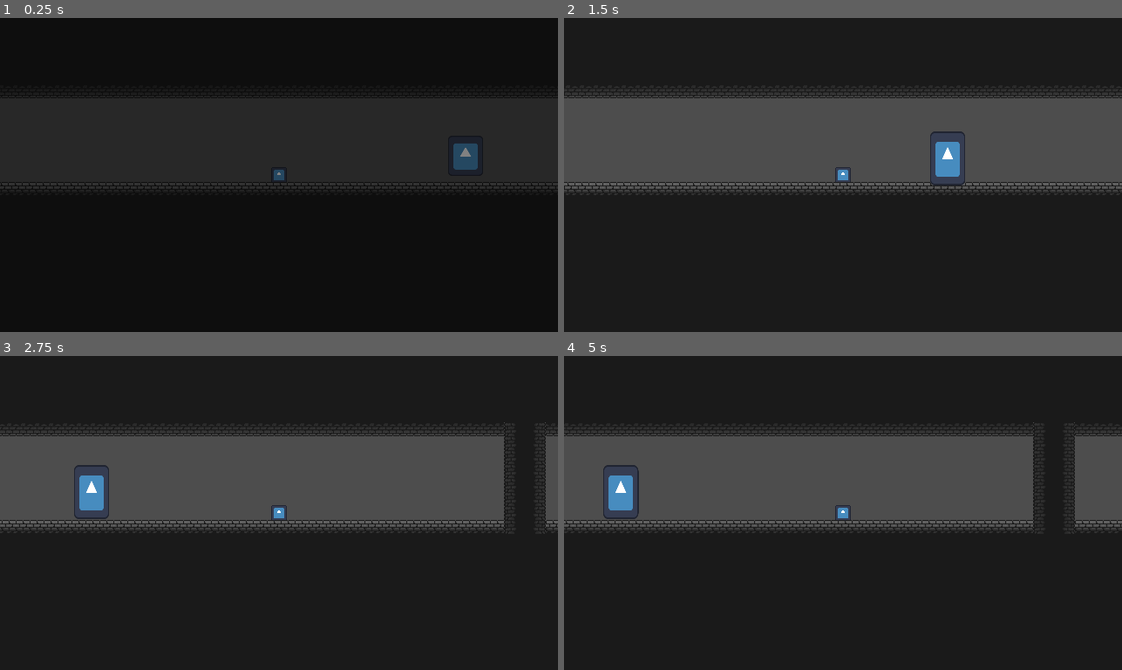
Above: before the commit, frames 1-4 (two rows, left to right).
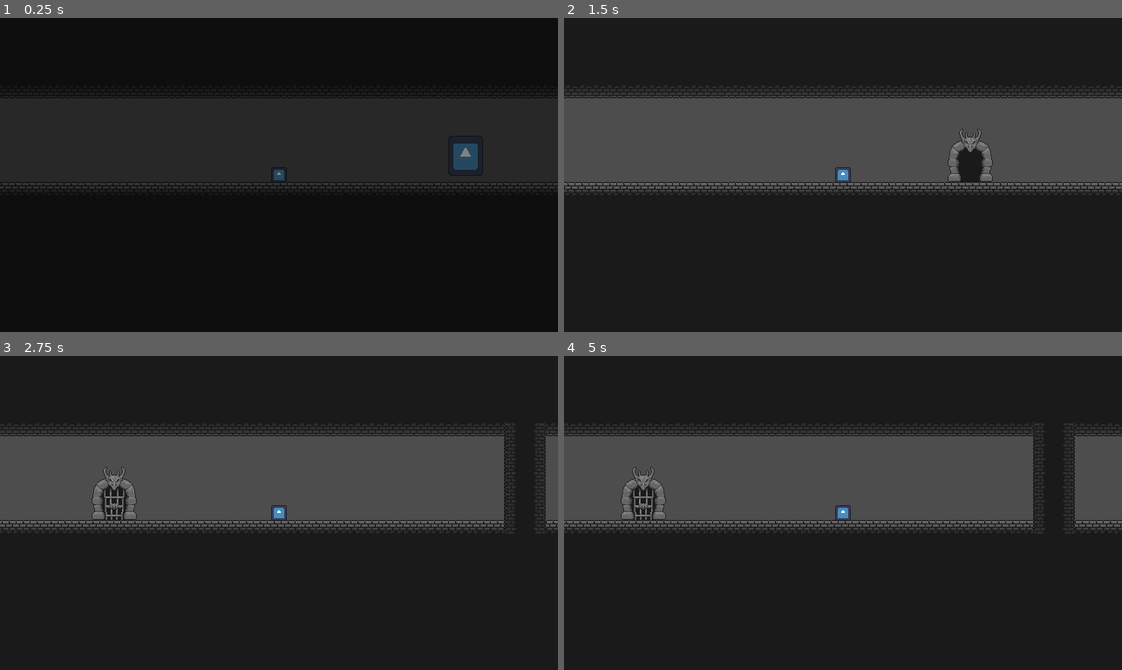
Above: after the commit, the same moments.

Repository: MatthewBL/Gates-and-Gems
Game: Godot game, scene res://scenes/level_manager/level_manager.tscn
The game is run twice, just before and just after one commit, with the same random seed, the same clock (stepped at 60 frames per second) and the same inputs. The engine's default icon, where the game draws it, is replaced by a stand-in: a white triangle on a blue panel in a dark square.
Inputs:
- Up to frame 1 (0.25 s): no input
- Up to frame 2 (1.5 s): tap Enter (ui_accept) at 0.5, 0.77 s; hold Right (ui_right) from 0.53 s (still down); tap E (interact) at 0.6, 1.35 s
- Up to frame 3 (2.75 s): tap Enter (ui_accept) at 1.52 s; release Right (ui_right) at 2.03 s; hold Left (ui_left) from 2.03 s (still down); tap E (interact) at 2.1 s
- Up to frame 4 (5 s): release Left (ui_left) at 2.78 s; hold Right (ui_right) 2.78-4.28 s; tap E (interact) at 2.85, 3.6, 4.35 s; tap Enter (ui_accept) at 3.02, 3.77, 4.52 s; hold Left (ui_left) from 4.28 s (still down)

The runs differ from the first frame. In frame 1, less than 0.1% of the frame differs, in the area x 82-85%, y 41-44%; in frame 2, 1.4%, in the area x 65-77%, y 35-54%; in frame 3, 1.3%; in frame 4, 1.3%.

Commit message:
Add door sprite

Diff:
--- a/project.godot
+++ b/project.godot
@@ -44,6 +44,7 @@
 
 [rendering]
 
+textures/canvas_textures/default_texture_filter=0
 rendering_device/driver.windows="d3d12"
 renderer/rendering_method="gl_compatibility"
 renderer/rendering_method.mobile="gl_compatibility"
--- a/scenes/door.gd
+++ b/scenes/door.gd
@@ -8,8 +8,12 @@
 var is_opened: bool = false
 
 
+@onready var sprite_2d: Sprite2D = %Sprite2D
+
+
 func open_door() -> void:
 	is_opened = true
+	sprite_2d.region_rect.position.x += 55
 
 
 func interact() -> void:
--- a/scenes/door.tscn
+++ b/scenes/door.tscn
@@ -1,19 +1,24 @@
 [gd_scene format=3 uid="uid://n6hawyn447py"]
 
 [ext_resource type="Script" uid="uid://d3f8h1qb6s1u3" path="res://scenes/door.gd" id="1_uvdjg"]
-[ext_resource type="Texture2D" uid="uid://bbc2ec3j6wxfx" path="res://icon.svg" id="2_83dcw"]
+[ext_resource type="Texture2D" uid="uid://fbmfr6jlw4nl" path="res://Assets/Escenario/Elementos/puertas.png" id="2_uvdjg"]
 
 [sub_resource type="RectangleShape2D" id="RectangleShape2D_s6nli"]
-size = Vector2(125.00391, 125.001465)
+size = Vector2(52, 61)
 
 [node name="Door" type="Area2D" unique_id=1757254397]
-scale = Vector2(0.31999025, 0.47999513)
 collision_layer = 4
 collision_mask = 0
 script = ExtResource("1_uvdjg")
 
 [node name="Sprite2D" type="Sprite2D" parent="." unique_id=887197391]
-texture = ExtResource("2_83dcw")
+unique_name_in_owner = true
+z_index = -5
+position = Vector2(26, -30.5)
+texture = ExtResource("2_uvdjg")
+region_enabled = true
+region_rect = Rect2(1, 1, 52, 61)
 
 [node name="CollisionShape2D" type="CollisionShape2D" parent="." unique_id=259710735]
+position = Vector2(26, -30.5)
 shape = SubResource("RectangleShape2D_s6nli")
--- a/scenes/levels/basic_level.tscn
+++ b/scenes/levels/basic_level.tscn
@@ -43,7 +43,7 @@
 
 [node name="Door" parent="." unique_id=1757254397 instance=ExtResource("3_r68ba")]
 unique_name_in_owner = true
-position = Vector2(660.00006, 257)
+position = Vector2(660, 288)
 
 [node name="PlayerSpawnpoint" type="Marker2D" parent="." unique_id=1240467275]
 unique_name_in_owner = true
--- a/scenes/levels/level_1.tscn
+++ b/scenes/levels/level_1.tscn
@@ -13,4 +13,4 @@
 position = Vector2(380.99997, 258)
 
 [node name="Door" parent="." index="2" unique_id=1757254397]
-position = Vector2(572.00006, 261)
+position = Vector2(572, 288)
--- a/scenes/levels/level_2.tscn
+++ b/scenes/levels/level_2.tscn
@@ -13,4 +13,4 @@
 position = Vector2(380.99997, 258)
 
 [node name="Door" parent="." index="2" unique_id=1757254397]
-position = Vector2(583.00006, 256)
+position = Vector2(583, 288)
Not shown, added: Assets/Escenario/Elementos/puertas.png.import
Not shown, added: Assets/Escenario/Tileset/puertas.png.import
